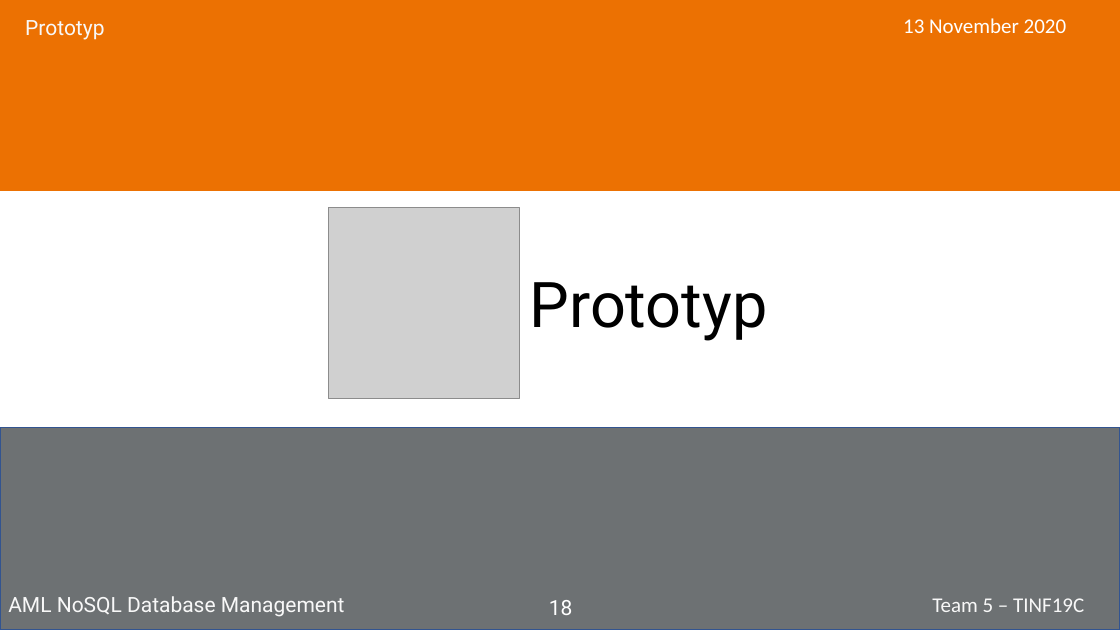
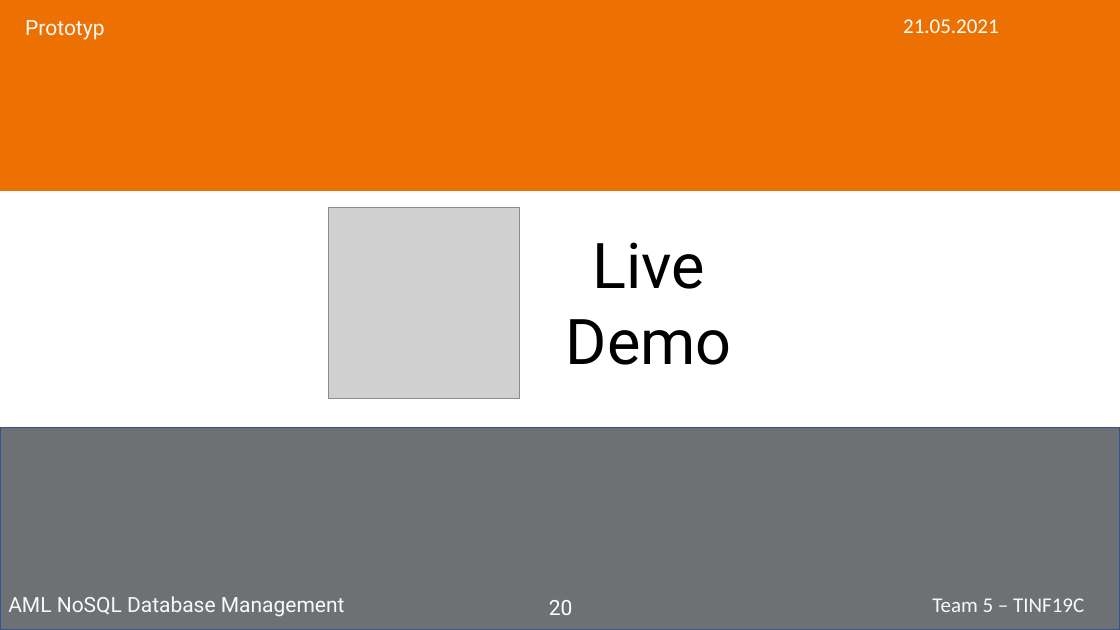
Before and after one commit to NurNils/aml-nosql-database-management, a slide deck: slide 20 of PROJECT/Presentation/Tinf19C_Team5_Presentation.pptx (slide 18 before the commit). Drawn at 1120x630 pixels with LibreOffice and Linux fonts; fonts in the diff are those of the drawing; grey boxes stand for pictures. Boxes give left, top, right and bottom in pixels: in the first picture for what was removed or moved away, otherwise in the second. Text is boxed around its words. In the diff, an @@ line names an element or a change of style, - is before the commit and + after.

```diff
--- a/PROJECT/Presentation/Tinf19C_Team5_Presentation.pptx
+++ b/PROJECT/Presentation/Tinf19C_Team5_Presentation.pptx
@@ text at (903,19,999,33): text changed @@
-13 November 2020
+21.05.2021
@@ text at (566,242,732,365): text changed @@
-Prototyp
+Live Demo
@@ page number at (549,600,573,615): text changed @@
-18
+20
```
Also in this commit, not shown: 16 other slides changed, 3 slides added, 1 slide removed, 1 other file.
